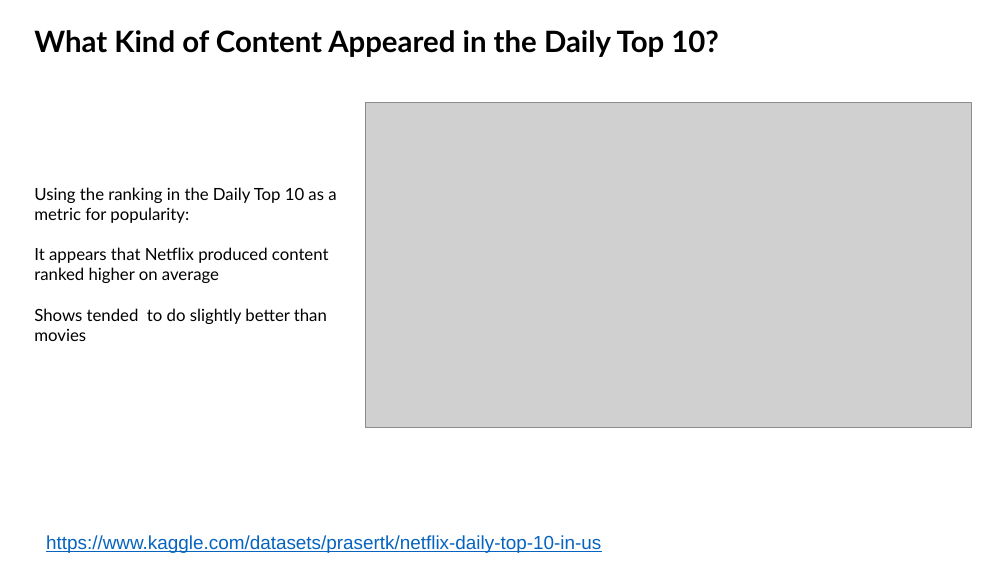
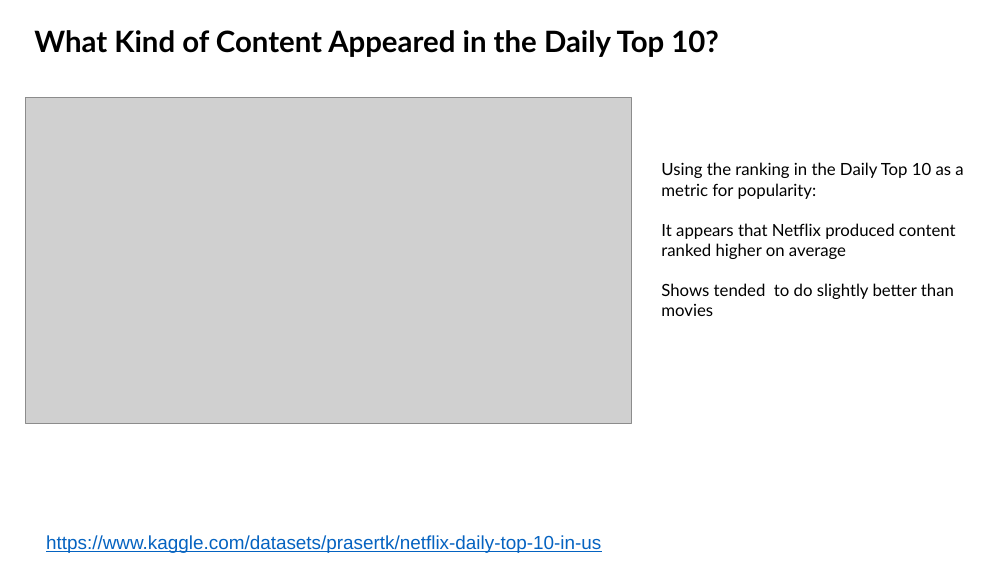
Before and after one commit to Costilrt/The-First-Project, a slide deck: slide 1 of matthews-slides.pptx. Drawn at 1008x567 pixels with LibreOffice and Linux fonts; fonts in the diff are those of the drawing; grey boxes stand for pictures; background and template pictures are left out. Boxes give left, top, right and bottom in pixels: in the first picture for what was removed or moved away, otherwise in the second. Text is boxed around its words. In the diff, an @@ line names an element or a change of style, - is before the commit and + after.

```diff
--- a/matthews-slides.pptx
+++ b/matthews-slides.pptx
@@ picture: place and size @@
-picture at (365, 103, 972, 428)
+picture at (25, 98, 631, 423)
@@ text "Using the ranking in the ...": place and size @@
-text "Using the ranking in the ..." at (34, 187, 336, 341)
+text "Using the ranking in the ..." at (661, 162, 963, 316)
```
Also in this commit, not shown: 3 other slides changed, 1 slide added, 3 other files.
